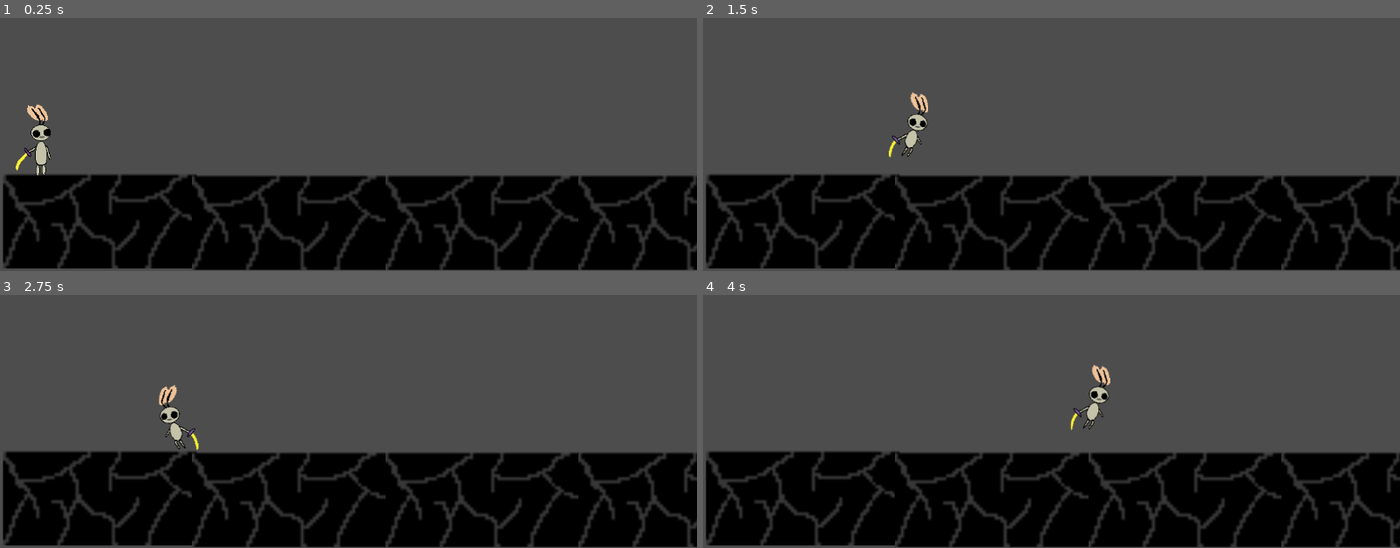
Above: before the commit, frames 1-4 (two rows, left to right).
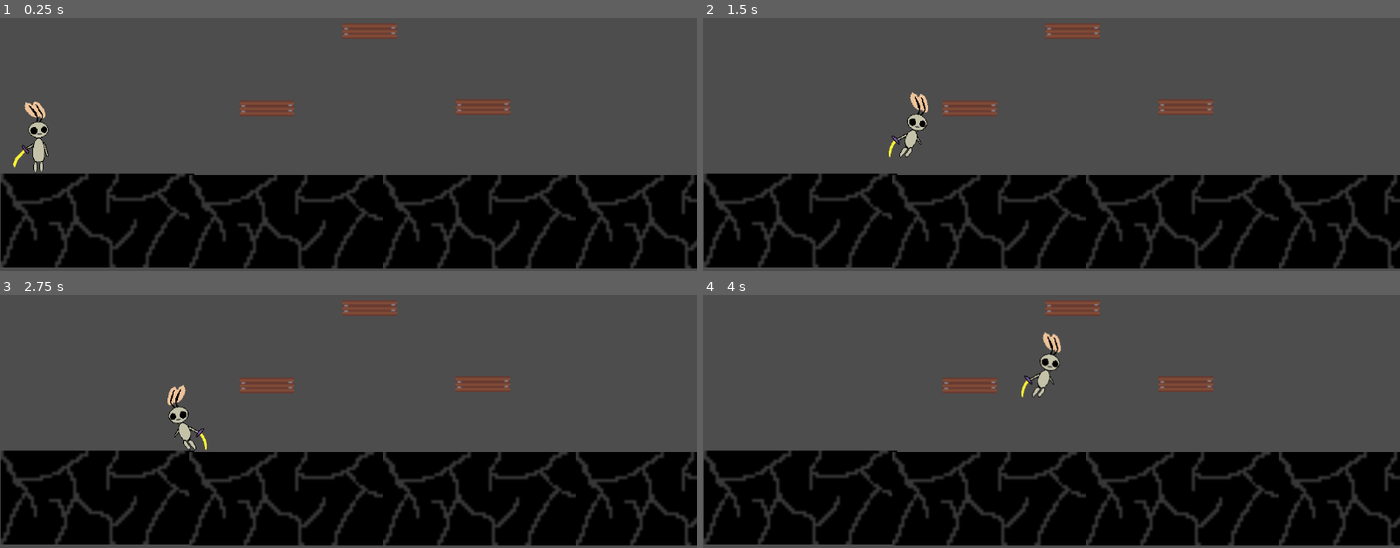
Above: after the commit, the same moments.

Repository: Jacob-Hawksley/Blade-Of-Light
Game: Godot game, scene res://node_2d.tscn
Two runs of this game, one before a commit and one after it. Both use one fixed random seed, a clock stepped at 60 frames per second and the inputs below.
Inputs:
- Up to frame 1 (0.25 s): no input
- Up to frame 2 (1.5 s): tap Enter (ui_accept) at 0.5, 0.77 s; hold Right (ui_right) from 0.53 s (still down)
- Up to frame 3 (2.75 s): tap Enter (ui_accept) at 1.52 s; release Right (ui_right) at 2.03 s; hold Left (ui_left) from 2.03 s (still down)
- Up to frame 4 (4 s): release Left (ui_left) at 2.78 s; hold Right (ui_right) from 2.78 s (still down); tap Enter (ui_accept) at 3.02, 3.77 s

The runs differ from the first frame. In frame 1, 7.5% of the frame differs, in the area x 0-100%, y 2-100%; in frame 2, 7.1%; in frame 3, 7.7%; in frame 4, 7.9%.

Commit message:
Updated Hitboxes and added Platforms

Diff:
--- a/node_2d.tscn
+++ b/node_2d.tscn
@@ -1,12 +1,13 @@
-[gd_scene load_steps=10 format=3 uid="uid://bvt7cpokp8n8x"]
+[gd_scene load_steps=12 format=3 uid="uid://bvt7cpokp8n8x"]
 
 [ext_resource type="Script" path="res://character_body_2d.gd" id="1_42e66"]
 [ext_resource type="Texture2D" uid="uid://dnye7xix4plop" path="res://Floor.png" id="1_bh2ed"]
 [ext_resource type="Texture2D" uid="uid://dgtckvfw2o7mi" path="res://Idle-Sprite.png" id="2_hs4i7"]
 [ext_resource type="Texture2D" uid="uid://blt052cugnv2h" path="res://Moving.png" id="4_3j8yj"]
+[ext_resource type="Texture2D" uid="uid://dlhf28evjd2fb" path="res://Platform.png" id="5_v0qa2"]
 
 [sub_resource type="RectangleShape2D" id="RectangleShape2D_1qv7n"]
-size = Vector2(254.8, 31.8)
+size = Vector2(254.8, 33.1)
 
 [sub_resource type="SpriteFrames" id="SpriteFrames_ma753"]
 animations = [{
@@ -32,16 +33,19 @@
 height = 21.5
 
 [sub_resource type="RectangleShape2D" id="RectangleShape2D_7ui8w"]
-size = Vector2(302, 644)
+size = Vector2(302, 650)
 
 [sub_resource type="RectangleShape2D" id="RectangleShape2D_3nlv3"]
 size = Vector2(266, 650.5)
+
+[sub_resource type="RectangleShape2D" id="RectangleShape2D_smfaj"]
+size = Vector2(30, 17.3333)
 
 [node name="Node2D" type="Node2D"]
 position = Vector2(540, 298)
 
 [node name="Floor" type="Sprite2D" parent="."]
-position = Vector2(-375, 186)
+position = Vector2(-379, 266.5)
 scale = Vector2(5, 5)
 texture = ExtResource("1_bh2ed")
 
@@ -60,7 +64,8 @@
 [node name="StaticBody2D" type="StaticBody2D" parent="Floor"]
 
 [node name="CollisionShape2D" type="CollisionShape2D" parent="Floor/StaticBody2D"]
-position = Vector2(94.8, 16.7)
+position = Vector2(94.8, 0.849998)
+scale = Vector2(1, 1)
 shape = SubResource("RectangleShape2D_1qv7n")
 
 [node name="CharacterBody2D" type="CharacterBody2D" parent="."]
@@ -68,21 +73,53 @@
 script = ExtResource("1_42e66")
 
 [node name="AnimatedSprite2D" type="AnimatedSprite2D" parent="CharacterBody2D"]
-position = Vector2(-12, -24)
+position = Vector2(-3, -7)
 sprite_frames = SubResource("SpriteFrames_ma753")
 animation = &"run"
+centered = false
+offset = Vector2(-42, -80)
 
 [node name="CollisionShape2D" type="CollisionShape2D" parent="CharacterBody2D"]
-position = Vector2(2, -11)
+position = Vector2(-3, -12)
 scale = Vector2(4, 4)
 shape = SubResource("CapsuleShape2D_3fcx3")
 
 [node name="StaticBody2D" type="StaticBody2D" parent="."]
 
 [node name="CollisionShape2D" type="CollisionShape2D" parent="StaticBody2D"]
-position = Vector2(-666, 12)
+position = Vector2(-666, 25)
 shape = SubResource("RectangleShape2D_7ui8w")
 
 [node name="CollisionShape2D2" type="CollisionShape2D" parent="StaticBody2D"]
 position = Vector2(746, 27)
 shape = SubResource("RectangleShape2D_3nlv3")
+
+[node name="Platform" type="Sprite2D" parent="."]
+position = Vector2(-99, 81)
+scale = Vector2(3, 1.5)
+texture = ExtResource("5_v0qa2")
+
+[node name="StaticBody2D" type="StaticBody2D" parent="Platform"]
+
+[node name="CollisionShape2D" type="CollisionShape2D" parent="Platform/StaticBody2D"]
+shape = SubResource("RectangleShape2D_smfaj")
+
+[node name="Platform2" type="Sprite2D" parent="."]
+position = Vector2(258, 79)
+scale = Vector2(3, 1.5)
+texture = ExtResource("5_v0qa2")
+
+[node name="StaticBody2D" type="StaticBody2D" parent="Platform2"]
+
+[node name="CollisionShape2D" type="CollisionShape2D" parent="Platform2/StaticBody2D"]
+shape = SubResource("RectangleShape2D_smfaj")
+
+[node name="Platform3" type="Sprite2D" parent="."]
+position = Vector2(71, -47)
+scale = Vector2(3, 1.5)
+texture = ExtResource("5_v0qa2")
+
+[node name="StaticBody2D" type="StaticBody2D" parent="Platform3"]
+
+[node name="CollisionShape2D" type="CollisionShape2D" parent="Platform3/StaticBody2D"]
+shape = SubResource("RectangleShape2D_smfaj")
Binary file changed: Floor.png
Binary file changed: Idle-Sprite.png
Binary file changed: Moving.png
Binary file added: Platform.png
Not shown, added: Platform.png.import
